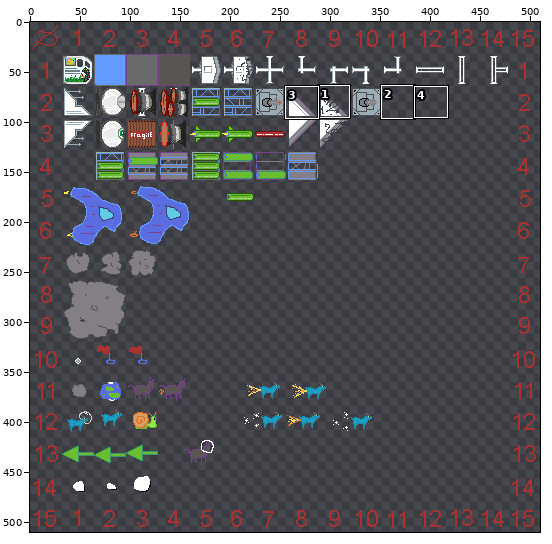
Two versions of one sprite sheet, src-deploy/public/ludumDare43/images/ship-001.png. Above, an overview of the earlier version with the close-up marked.
Close-up. First the earlier version:
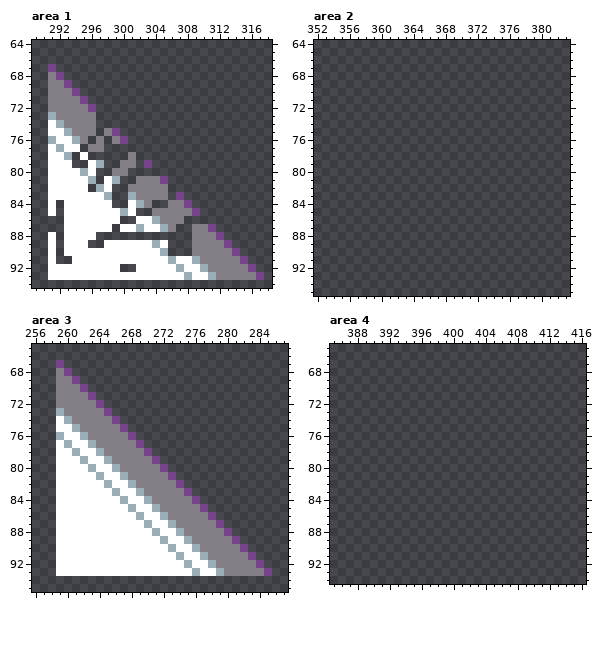
The file is 512x512 pixels. Pixels under 10% opacity are left out. Colours within 5 levels of each other are drawn and written as one. Shown: area 1: x 289..318, y 64..94; area 2: x 352..383, y 64..95; area 3: x 256..287, y 65..95; area 4: x 385..416, y 65..94. The wide view leaves out empty margins. The commit also changed other parts of the picture, which this record leaves out.
After the commit:
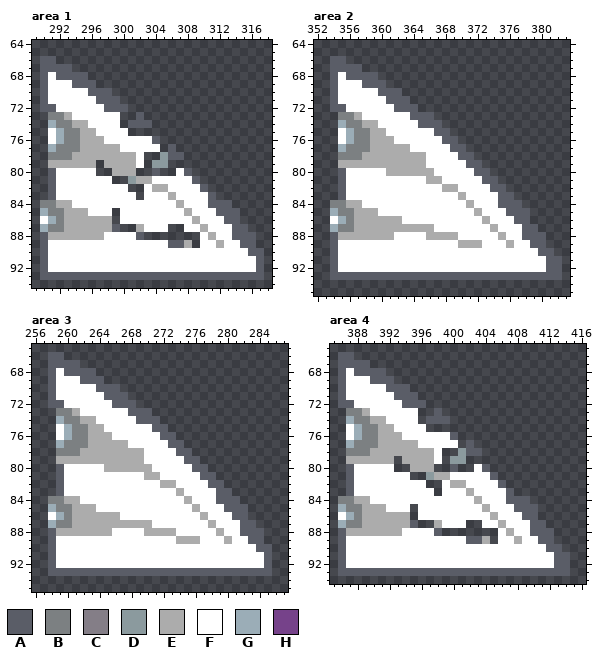
Palette (. is transparent): A #5a5d67  B #7c8082  C #847e87  D #8b9a9e  E #acacac  F #ffffff  G #9badb7  H #76428a
Change:
Changed rows in their new state; - is an unchanged pixel.
Area 1:
first column x 290:
66 AA--------------------------
67 AAAA------------------------
68 AFAAAA----------------------
69 AFFFAAA---------------------
70 AFFFFFAAA-------------------
71 AFFFFFFAAA------------------
72 AAFFFFFFAAA-----------------
73 -BBEFFFFFF--A---------------
74 -GBBEEFFFF-AAA--------------
75 --GBBEEFFFF-----------------
76 -FGBBEEEFFFFFFA-------------
77 -GBBBEEEEEFFFFF-A-----------
78 -BBBEEEEEEEEF--DAA----------
79 -EEEEEE.EEEEF.DD------------
80 -A---F---EEE--A--FA---------
81 -A----FF-.-DEEFFFFFA--------
82 -A----FF-FF..FEEFFFFA-------
83 -A------FFFF.FFFEFFFFA------
84 BBEE-----FF-FFFFFEFFFAAA----
85 GBBEEE---.F-FFFFFFEFFFAAA---
86 FGBEEEEEE.FF--FFFFFEFFFAA---
87 GBBEEEEEEA..E--F.-FFEFFFAA--
88 AEEEEEEEFFFFA------.FEFFAAA-
89 A-F---FF------F-AAE.FFEFFAA-
90 A-F------------FFFFFFFFFFFAA
91 A-FF------------F--FFFFFFFFA
92 A---------FF-----F--FFFFFFFA
93 AAAAAAAAAAAAAAAAAAAAAAAAAAAA
Area 2:
first column x 354:
66 AA---------------------------
67 AAAA-------------------------
68 AFAAAA-----------------------
69 AFFFAAA----------------------
70 AFFFFFAAA--------------------
71 AFFFFFFAAA-------------------
72 AAFFFFFFAAA------------------
73 -BBEFFFFFFAAA----------------
74 -GBBEEFFFFFAAA---------------
75 -FGBBEEFFFFFFAA--------------
76 -FGBBEEEFFFFFFAA-------------
77 -GBBBEEEEEFFFFFAA------------
78 -BBBEEEEEEEEFFFFAA-----------
79 -EEEEEEEEEEEFFFFFAA----------
80 -AFFFFFEEEEEEFFFFFAA---------
81 -AFFFFFFFFFFEEFFFFFAA--------
82 -AFFFFFFFFFFFFEEFFFFAA-------
83 -AFFFFFFFFFFFFFFEFFFFAA------
84 BBEEFFFFFFFFFFFFFEFFFAAA-----
85 GBBEEEFFFFFFFFFFFFEFFFAAA----
86 FGBEEEEEEFFFFFFFFFFEFFFAA----
87 GBBEEEEEEEEEEFFFFFFFEFFFAA---
88 AEEEEEEEFFFFEEEEFFFFFEFFAAA--
89 AFFFFFFFFFFFFFFFEEEFFFEFFAA--
90 AFFFFFFFFFFFFFFFFFFFFFFFFFAA-
91 AFFFFFFFFFFFFFFFFFFFFFFFFFFAA
92 AFFFFFFFFFFFFFFFFFFFFFFFFFFAA
93 AAAAAAAAAAAAAAAAAAAAAAAAAAAAA
Area 3:
first column x 258:
66 AA--------------------------
67 AAAA------------------------
68 AFAAAA----------------------
69 AFFFAAA---------------------
70 AFFFFFAAA-------------------
71 AFFFFFFAAA------------------
72 AAFFFFFFAAA-----------------
73 -BBEFFFFFFAAA---------------
74 -GBBEEFFFFFAAA--------------
75 --GBBEEFFFFFFAA-------------
76 -FGBBEEEFFFFFFAA------------
77 -GBBBEEEEEFFFFFAA-----------
78 -BBBEEEEEEEEFFFFAA----------
79 -EEEEEEEEEEEFFFFFAA---------
80 -A---F-EEEEEEFFFFFAA--------
81 -A----F--FFFEEFFFFFAA-------
82 -A-----F--FFFFEEFFFFAA------
83 -A------F--FFFFFEFFFFAA-----
84 BBEE-----F--FFFFFEFFFAAA----
85 GBBEEE----F--FFFFFEFFFAAA---
86 FGBEEEEEE--F--FFFFFEFFFAA---
87 GBBEEEEEEEEEE--FFFFFEFFFAA--
88 AEEEEEEE----EEEEFFFFFEFFAAA-
89 A-------------F-EEEFFFEFFAA-
90 A--------------F--FFFFFFFFAA
91 A---------------F--FFFFFFFFA
92 A----------------F--FFFFFFFA
93 AAAAAAAAAAAAAAAAAAAAAAAAAAAA
Area 4:
first column x 386:
66 AA---------------------------
67 AAAA-------------------------
68 AFAAAA-----------------------
69 AFFFAAA----------------------
70 AFFFFFAAA--------------------
71 AFFFFFFAAA-------------------
72 AAFFFFFFAAA------------------
73 -BBEFFFFFF--A----------------
74 -GBBEEFFFF-AAA---------------
75 -FGBBEEFFFF------------------
76 -FGBBEEEFFFFFFA--------------
77 -GBBBEEEEEFFFFF-A------------
78 -BBBEEEEEEEEF--DAA-----------
79 -EEEEEE-EEEEF-DD-------------
80 -AFFFFF--EEE--A--FA----------
81 -AFFFFFFF--DEEFFFFFA---------
82 -AFFFFFFFFF--FEEFFFFA--------
83 -AFFFFFFFFFF-FFFEFFFFA-------
84 BBEEFFFFFFFFFFFFFEFFFAAA-----
85 GBBEEEFFF-FFFFFFFFEFFFAAA----
86 FGBEEEEEE-FFFFFFFFFEFFFAA----
87 GBBEEEEEEA--EFFF--FFEFFFAA---
88 AEEEEEEEFFFFA-------FEFFAAA--
89 AFFFFFFFFFFFFFFFAAE-FFEFFAA--
90 AFFFFFFFFFFFFFFFFFFFFFFFFFAA-
91 AFFFFFFFFFFFFFFFFFFFFFFFFFFAA
92 AFFFFFFFFFFFFFFFFFFFFFFFFFFAA
93 AAAAAAAAAAAAAAAAAAAAAAAAAAAAA
Pixel boxes of the changes (left, top, right, bottom) in both close-ups:
changed: (40, 56, 264, 280)
added: (330, 56, 562, 280)
changed: (48, 352, 272, 576)
added: (338, 352, 570, 576)
